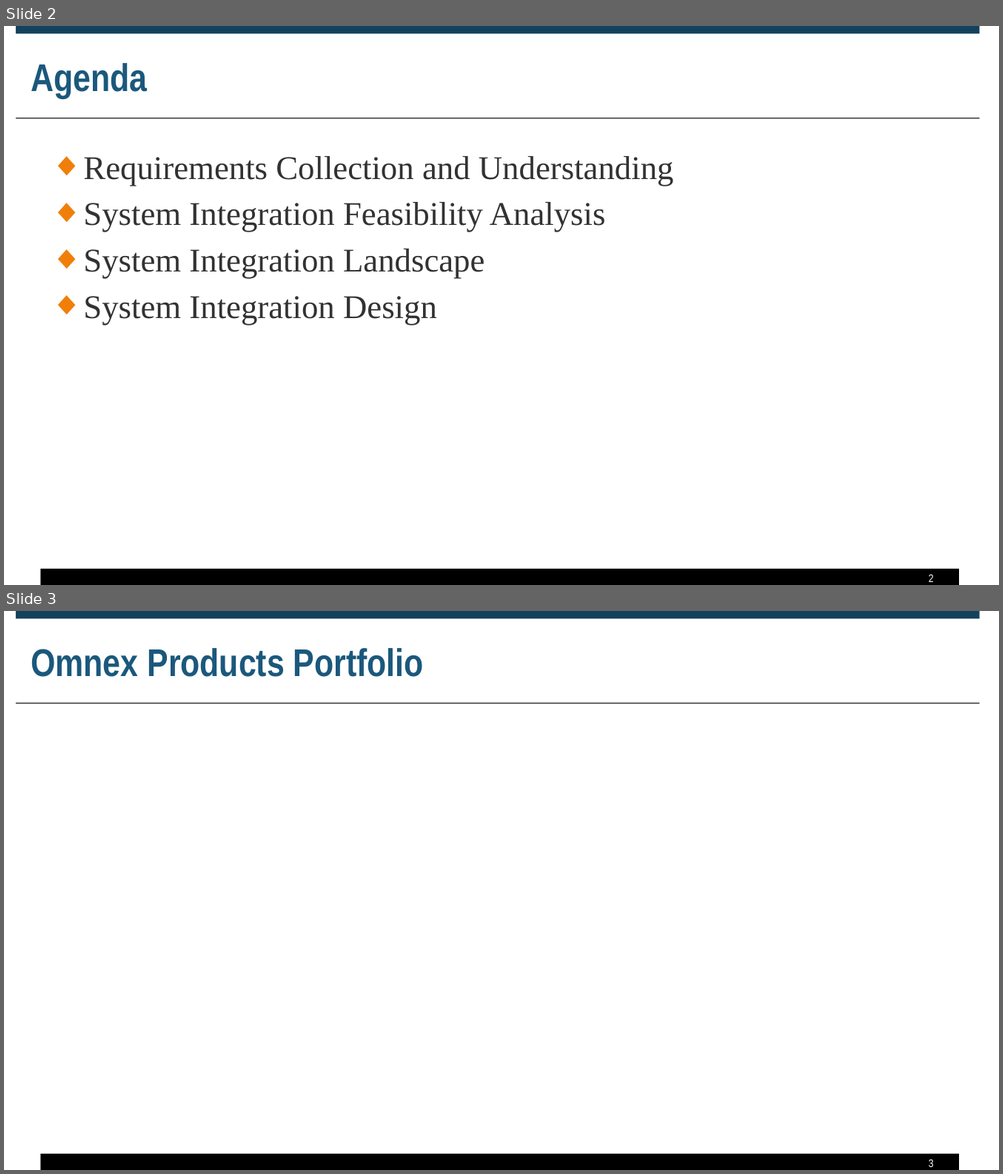
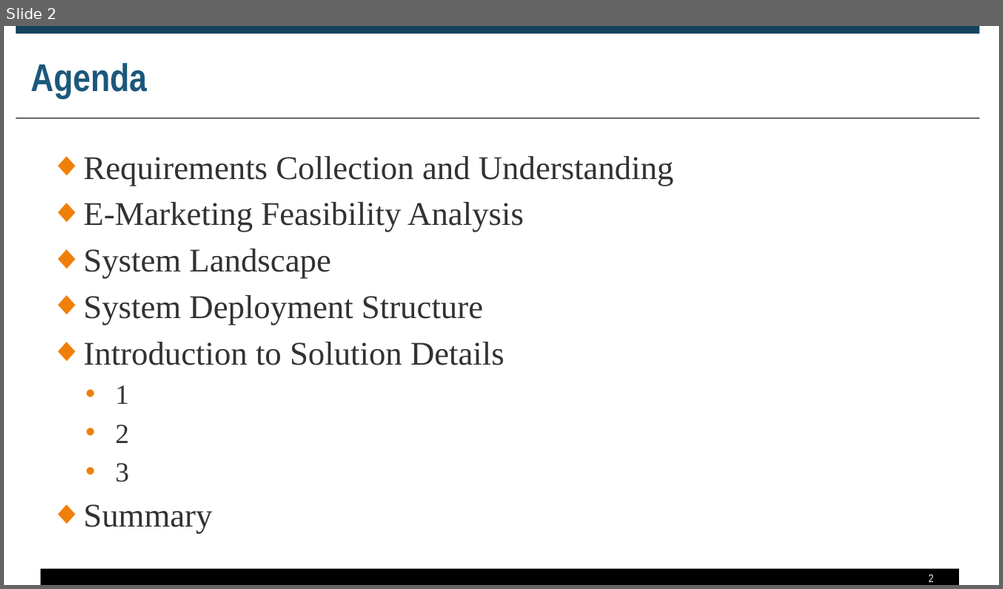
Before and after one commit to zyw9963/YFVE-supplier-portal, a slide deck: projects/Marketing/Proposal of E-Marketing for Omnex Consulting Business.pptx. Shown one above the other, each under a label of ours: slides 2 and 3 before the commit, slide 2 after it. The pictures are 1003x1174 and 1003x589 pixels, drawn with LibreOffice and Linux fonts; fonts in the diff are those of the drawing; background and template pictures are left out. Boxes give left, top, right and bottom in pixels: in the first picture for what was removed or moved away, otherwise in the second. Text is boxed around its words. In the diff, an @@ line names an element or a change of style, - is before the commit and + after.

```diff
--- a/projects/Marketing/Proposal of E-Marketing for Omnex Consulting Business.pptx
+++ b/projects/Marketing/Proposal of E-Marketing for Omnex Consulting Business.pptx
@@ slide 3 removed at (x1=4, y1=611, x2=999, y2=1170), background picture (left out); not listed: 3 template elements that a slide beside it also shows @@
@@ title removed at (x1=31, y1=648, x2=424, y2=677) @@
-Omnex Products Portfolio
@@ page number removed at (x1=928, y1=1159, x2=933, y2=1167) @@
-3
@@ slide 2 changed as well @@
@@ text at (x1=83, y1=202, x2=523, y2=534): text changed @@
-◆ System Integration Feasibility Analysis
-◆ System Integration Landscape
-◆ System Integration Design
+◆ E-Marketing Feasibility Analysis
+◆ System Landscape
+◆ System Deployment Structure
+◆ Introduction to Solution Details
+  • 1
+  • 2
+  • 3
+◆ Summary
```
Also in this commit, not shown: 1 slide added, 14 other slides removed.
